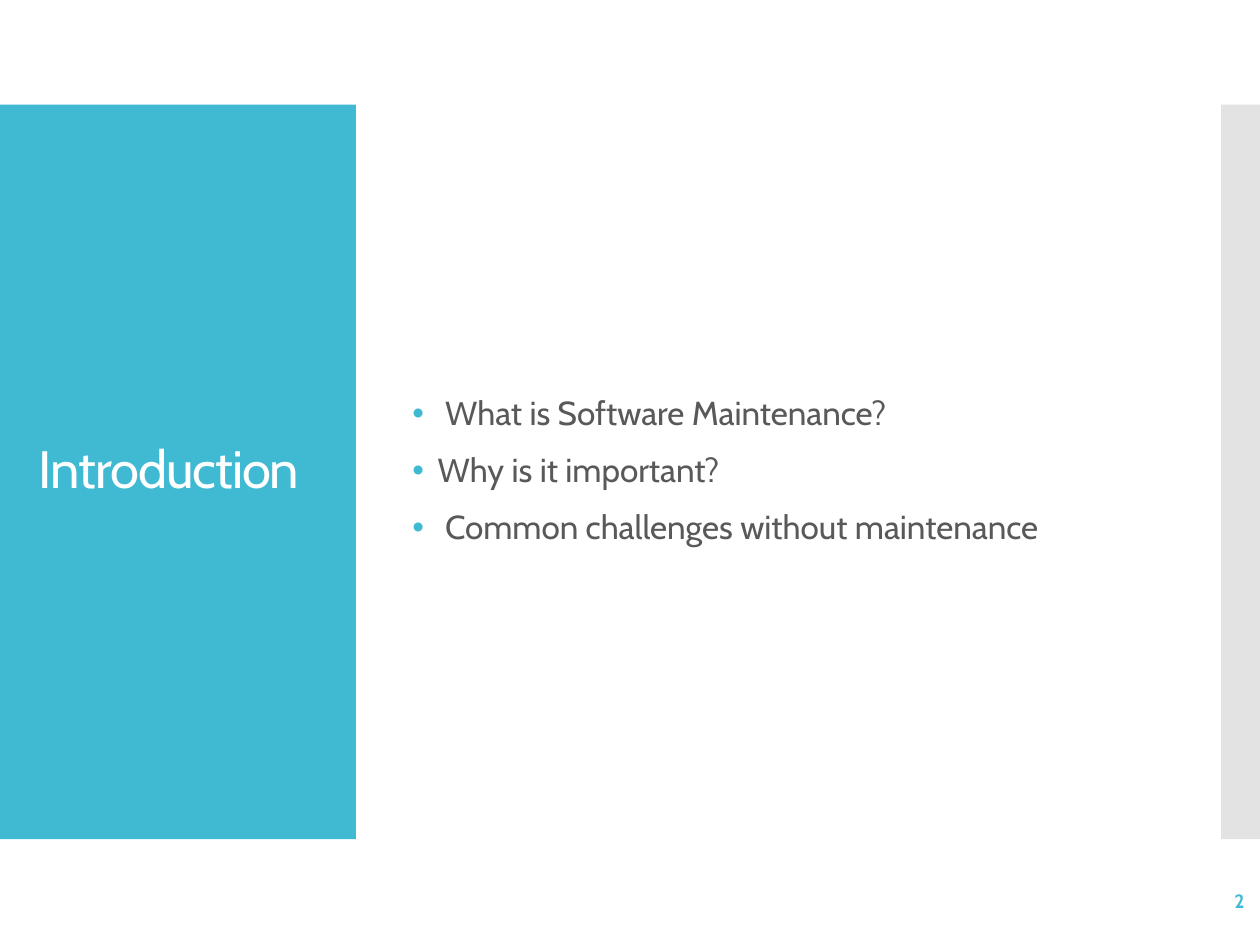
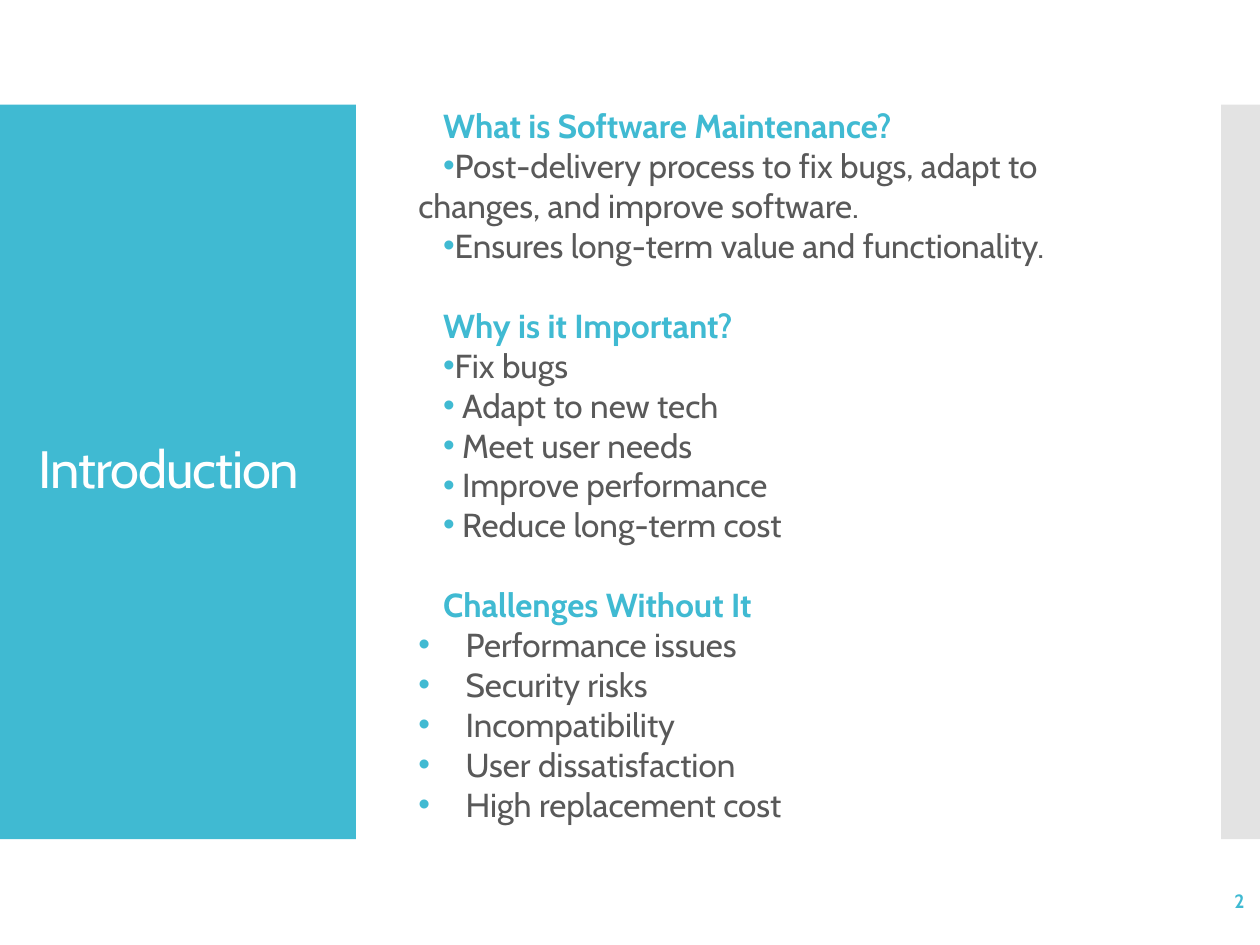
Before and after one commit to Elaheh-Bayat/software-maintenance-ppt, a slide deck: slide 2 of Software_Maintenance_Presentation.pptx. Drawn at 1260x945 pixels with LibreOffice and Linux fonts; fonts in the diff are those of the drawing. Boxes give left, top, right and bottom in pixels: in the first picture for what was removed or moved away, otherwise in the second. Text is boxed around its words. In the diff, an @@ line names an element or a change of style, - is before the commit and + after.

Commit message:
Update the first 3 slides by Elaheh

```diff
--- a/Software_Maintenance_Presentation.pptx
+++ b/Software_Maintenance_Presentation.pptx
@@ text added at (x1=418, y1=113, x2=1044, y2=824), 19 pt, text #595959 @@
+What is Software Maintenance?
+• Post-delivery process to fix bugs, adapt to changes, and improve software.
+• Ensures long-term value and functionality.
+Why is it Important?
+• Fix bugs
+• Adapt to new tech
+• Meet user needs
+• Improve performance
+• Reduce long-term cost
+Challenges Without It
+• Performance issues
+• Security risks
+• Incompatibility
+• User dissatisfaction
+• High replacement cost
@@ text removed at (x1=438, y1=400, x2=1038, y2=546) @@
-• What is Software Maintenance?
-• Why is it important?
-• Common challenges without maintenance
```
